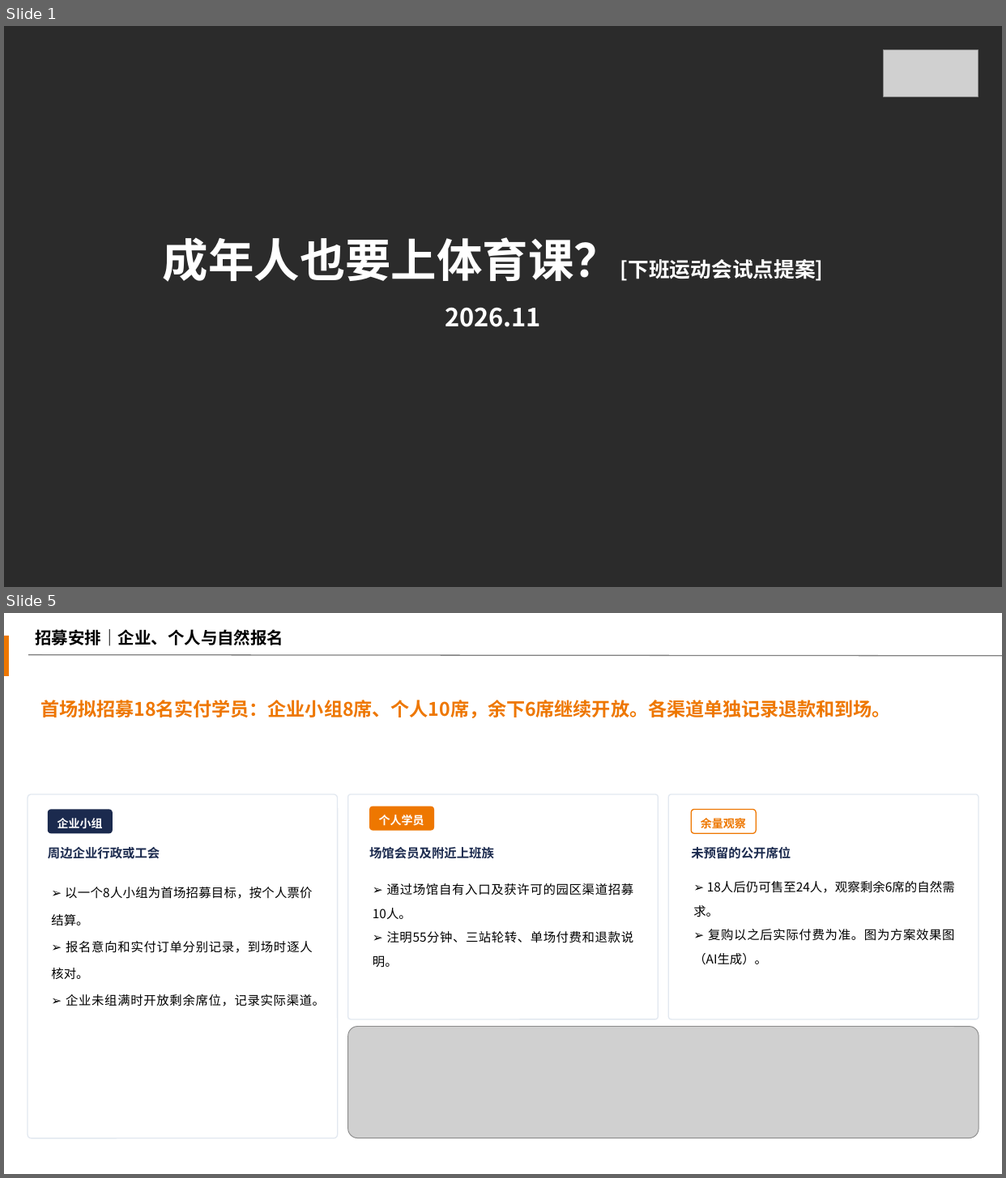
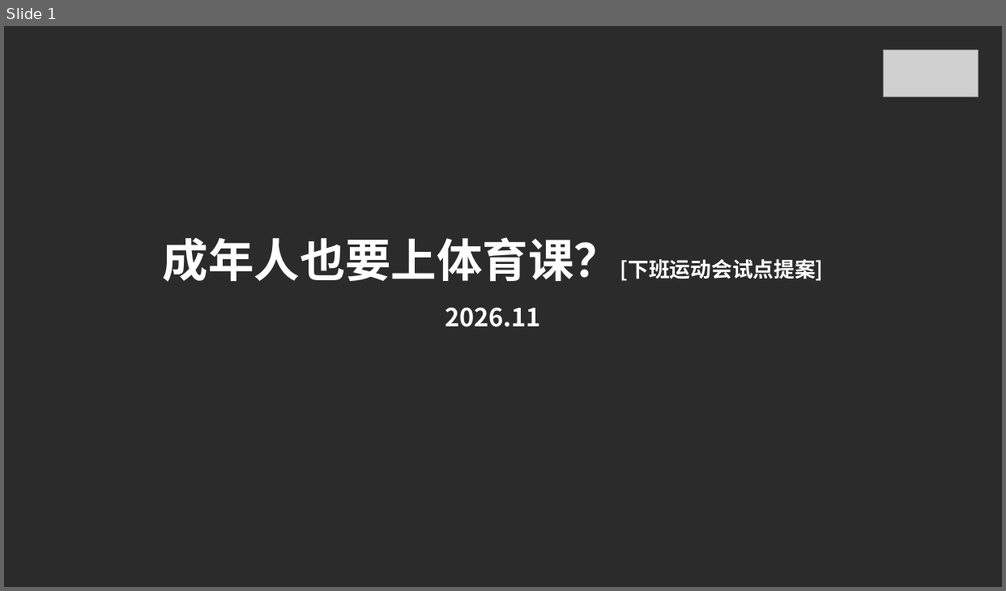
Before and after one commit to 2503668375-boop/kaisa-ppt-skill, a slide deck: demo/after-work-games.pptx. Shown one above the other, each under a label of ours: slides 1 and 5 before the commit, slide 1 after it; the slides between them are not shown. The pictures are 1006x1178 and 1006x591 pixels, drawn with LibreOffice and Linux fonts; fonts in the diff are those of the drawing; grey boxes stand for pictures; background and template pictures are left out; a plain dark background stands for a picture behind light text. Boxes give left, top, right and bottom in pixels: in the first picture for what was removed or moved away, otherwise in the second. Text is boxed around its words. In the diff, an @@ line names an element or a change of style, - is before the commit and + after.

```diff
--- a/demo/after-work-games.pptx
+++ b/demo/after-work-games.pptx
@@ slide 5 removed at [4,613,1002,1174], background #FFFFFF @@
@@ rectangle removed at [4,636,9,676] @@
@@ text removed at [35,629,283,646] @@
-招募安排｜企业、个人与自然报名
@@ line removed from (28, 655) to (1002, 656) @@
@@ text removed at [40,700,890,718] @@
-首场拟招募18名实付学员：企业小组8席、个人10席，余下6席继续开放。各渠道单独记录退款和到场。
@@ group removed at [27,794,979,1139]: 9 texts, 6 rounded rectangles, 1 picture @@
-企业小组
-个人学员
-余量观察
-周边企业行政或工会
-场馆会员及附近上班族
-未预留的公开席位
-➢ 以一个8人小组为首场招募目标，按个人票价结算。
-➢ 报名意向和实付订单分别记录，到场时逐人核对。
-➢ 企业未组满时开放剩余席位，记录实际渠道。
-➢ 通过场馆自有入口及获许可的园区渠道招募10人。
-➢ 注明55分钟、三站轮转、单场付费和退款说明。
-➢ 18人后仍可售至24人，观察剩余6席的自然需求。
-➢ 复购以之后实际付费为准。图为方案效果图（AI生成）。
```
Also in this commit, not shown: 8 slides added, 5 other slides removed, 16 other files.
